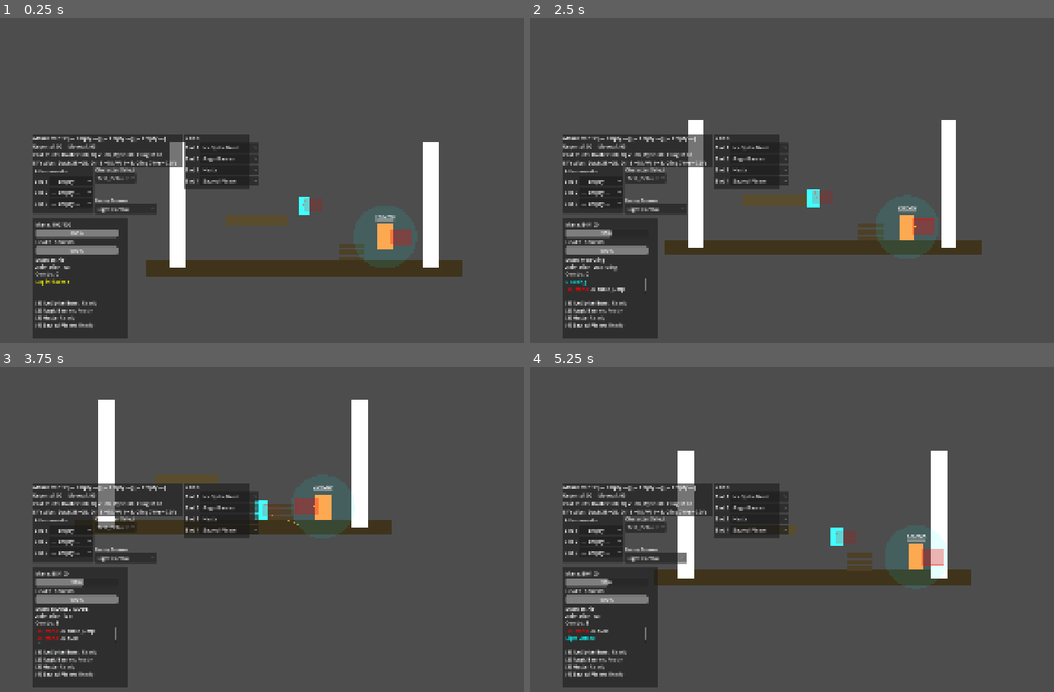
Above: before the commit, frames 1-4 (two rows, left to right).
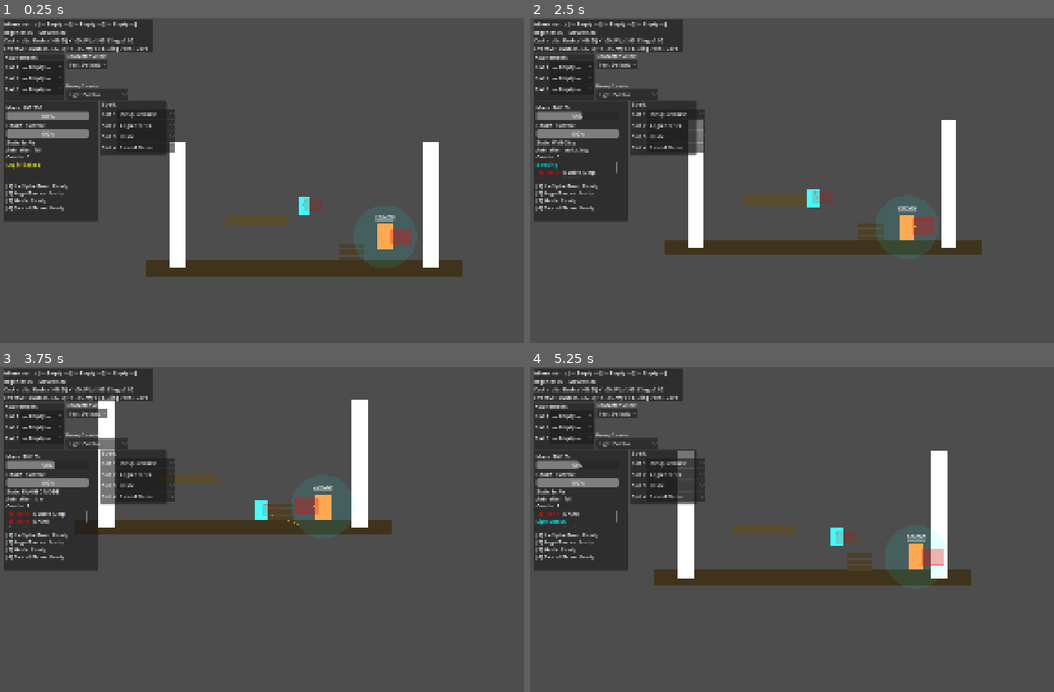
Above: after the commit, the same moments.

Repository: Korasyl/ManaBrawl
Game: Godot game, scene res://scenes/test_environment/test_environment.tscn
Same seed, same stepped clock (60 frames per second), same inputs: the game is played once before the commit and once after it.
Inputs (mouse positions are in pixels of both pictures, inside the frame that each line leads up to):
- Up to frame 1 (0.25 s): no input
- Up to frame 2 (2.5 s): move the mouse to (970, 170) at 0.52 s; hold Alt (block) 0.53-1.28 s; hold D (move_right) 0.53-2.03 s; tap W (jump) at 0.77, 1.52 s; move the mouse to (713, 206) at 1.27 s; tap S (crouch) at 1.35 s; move the mouse to (896, 115) at 2.02 s; hold A (move_left) from 2.03 s (still down); tap Space (dash) at 2.1 s
- Up to frame 3 (3.75 s): move the mouse to (272, 607) at 2.77 s; release A (move_left) at 2.78 s; hold D (move_right) from 2.78 s (still down); click (272, 607) at 2.85 s; tap W (jump) at 3.02 s; move the mouse to (487, 591) at 3.52 s; hold Right mouse button (ranged_mode) from 3.53 s (still down)
- Up to frame 4 (5.25 s): tap W (jump) at 3.77, 4.52 s; move the mouse to (650, 487) at 4.27 s; release D (move_right) at 4.28 s; release Right mouse button (ranged_mode) at 4.28 s; hold A (move_left) 4.28-5.03 s; tap Shift (sprint) at 4.35 s; move the mouse to (865, 539) at 5.02 s; hold D (move_right) from 5.03 s (still down); hold Alt (block) from 5.03 s (still down)

The runs differ from the first frame. In frame 1, 19% of the frame differs, in the area x 0-50%, y 0-99%; in frame 2, 20%; in frame 3, 19%; in frame 4, 20%.

Commit message:
Adjusted HUD Layout in Camera

Diff:
--- a/scenes/test_environment/test_environment.tscn
+++ b/scenes/test_environment/test_environment.tscn
@@ -68,91 +68,89 @@
 offset_right = 25.0
 offset_bottom = 200.0
 
-[node name="Platform" type="StaticBody2D" parent="."]
+[node name="Platform" type="StaticBody2D" parent="." unique_id=2098394058]
 position = Vector2(-150, 350)
 
-[node name="CollisionShape2D" type="CollisionShape2D" parent="Platform"]
+[node name="CollisionShape2D" type="CollisionShape2D" parent="Platform" unique_id=1717935270]
 shape = SubResource("RectangleShape2D_platform")
 
-[node name="ColorRect" type="ColorRect" parent="Platform"]
+[node name="ColorRect" type="ColorRect" parent="Platform" unique_id=1683685423]
 offset_left = -100.0
 offset_top = -15.0
 offset_right = 100.0
 offset_bottom = 15.0
-color = Color(0.35, 0.30, 0.18, 1)
+color = Color(0.35, 0.3, 0.18, 1)
 
-[node name="StairStep1" type="StaticBody2D" parent="."]
+[node name="StairStep1" type="StaticBody2D" parent="." unique_id=1094701367]
 position = Vector2(150, 470)
 
-[node name="CollisionShape2D" type="CollisionShape2D" parent="StairStep1"]
+[node name="CollisionShape2D" type="CollisionShape2D" parent="StairStep1" unique_id=1473700703]
 shape = SubResource("RectangleShape2D_steps")
 
-[node name="ColorRect" type="ColorRect" parent="StairStep1"]
+[node name="ColorRect" type="ColorRect" parent="StairStep1" unique_id=1743025335]
 offset_left = -40.0
 offset_top = -7.5
 offset_right = 40.0
 offset_bottom = 7.5
-color = Color(0.30, 0.25, 0.15, 1)
+color = Color(0.3, 0.25, 0.15, 1)
 
-[node name="StairStep2" type="StaticBody2D" parent="."]
+[node name="StairStep2" type="StaticBody2D" parent="." unique_id=349642078]
 position = Vector2(150, 450)
 
-[node name="CollisionShape2D" type="CollisionShape2D" parent="StairStep2"]
+[node name="CollisionShape2D" type="CollisionShape2D" parent="StairStep2" unique_id=307546417]
 shape = SubResource("RectangleShape2D_steps")
 
-[node name="ColorRect" type="ColorRect" parent="StairStep2"]
+[node name="ColorRect" type="ColorRect" parent="StairStep2" unique_id=1659156744]
 offset_left = -40.0
 offset_top = -7.5
 offset_right = 40.0
 offset_bottom = 7.5
-color = Color(0.30, 0.25, 0.15, 1)
+color = Color(0.3, 0.25, 0.15, 1)
 
-[node name="StairStep3" type="StaticBody2D" parent="."]
+[node name="StairStep3" type="StaticBody2D" parent="." unique_id=743826596]
 position = Vector2(150, 430)
 
-[node name="CollisionShape2D" type="CollisionShape2D" parent="StairStep3"]
+[node name="CollisionShape2D" type="CollisionShape2D" parent="StairStep3" unique_id=333453066]
 shape = SubResource("RectangleShape2D_steps")
 
-[node name="ColorRect" type="ColorRect" parent="StairStep3"]
+[node name="ColorRect" type="ColorRect" parent="StairStep3" unique_id=623069191]
 offset_left = -40.0
 offset_top = -7.5
 offset_right = 40.0
 offset_bottom = 7.5
-color = Color(0.30, 0.25, 0.15, 1)
+color = Color(0.3, 0.25, 0.15, 1)
 
 [node name="TrainingDummy" parent="." unique_id=975334861 groups=["training_dummy"] instance=ExtResource("3_gul7h")]
 position = Vector2(230, 409)
 collision_mask = 1
 
-[node name="UILayer" type="CanvasLayer" parent="."]
+[node name="UILayer" type="CanvasLayer" parent="." unique_id=123555840]
 
 [node name="AttunementSelector" parent="UILayer" unique_id=1982629802 instance=ExtResource("6_tskly")]
-offset_left = 108.0
-offset_top = 472.0
-offset_right = 108.0
-offset_bottom = 472.0
+offset_left = 16.0
+offset_top = 112.0
+offset_right = 16.0
+offset_bottom = 112.0
 
 [node name="DebugHUD" parent="UILayer" unique_id=107808323 groups=["debug_hud"] instance=ExtResource("2_al67s")]
-offset_left = 92.0
-offset_top = 620.0
-offset_right = 92.0
-offset_bottom = 620.0
+offset_top = 251.0
+offset_bottom = 251.0
 
 [node name="StatsSwitcher" parent="UILayer" unique_id=1730580019 instance=ExtResource("4_fnpii")]
-offset_left = 300.0
-offset_top = 490.0
-offset_right = 300.0
-offset_bottom = 490.0
+offset_left = 210.0
+offset_top = 131.0
+offset_right = 210.0
+offset_bottom = 131.0
 script = ExtResource("5_14n3e")
 
 [node name="DummyBehaviorSelector" parent="UILayer" unique_id=1977472266 instance=ExtResource("7_bhvr")]
-offset_left = 300.0
-offset_top = 567.0
-offset_right = 300.0
-offset_bottom = 567.0
+offset_left = 209.0
+offset_top = 206.0
+offset_right = 209.0
+offset_bottom = 206.0
 
 [node name="SpellSelector" parent="UILayer" unique_id=1739705035 instance=ExtResource("8_spsel")]
-offset_left = 585.0
-offset_top = 366.0
-offset_right = 585.0
-offset_bottom = 366.0
+offset_left = 322.0
+offset_top = 261.0
+offset_right = 322.0
+offset_bottom = 261.0
Not shown: 1 places in scenes/test_environment/test_environment.tscn that only renumber resources
Not shown, added: scripts/dynamic_camera.gd.uid
